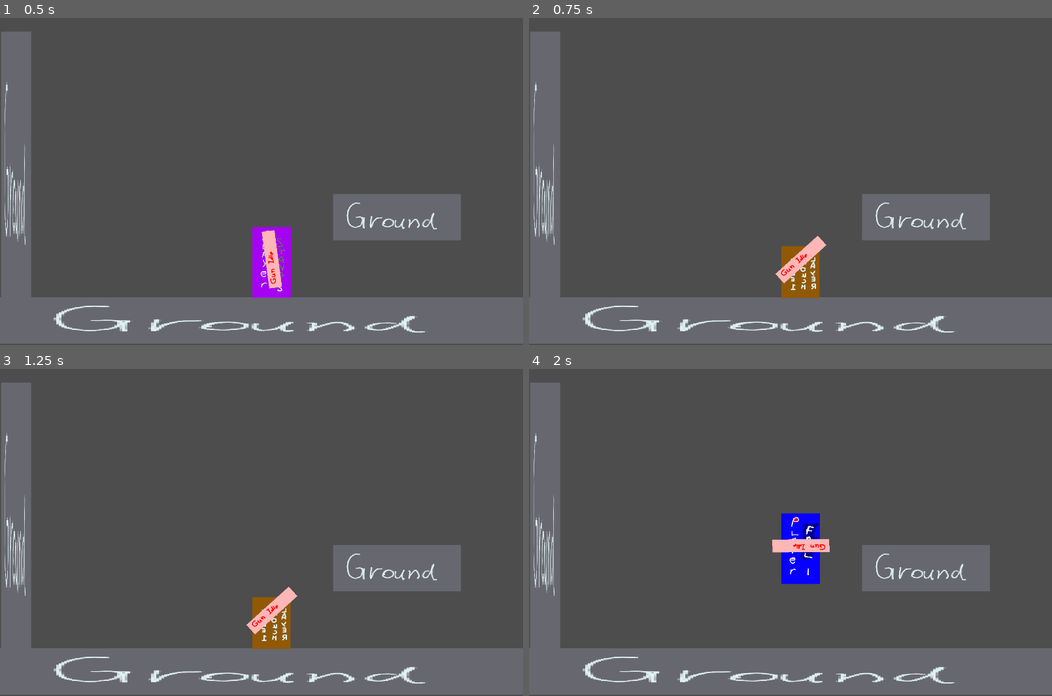
Above: before the commit, frames 1-4 (two rows, left to right).
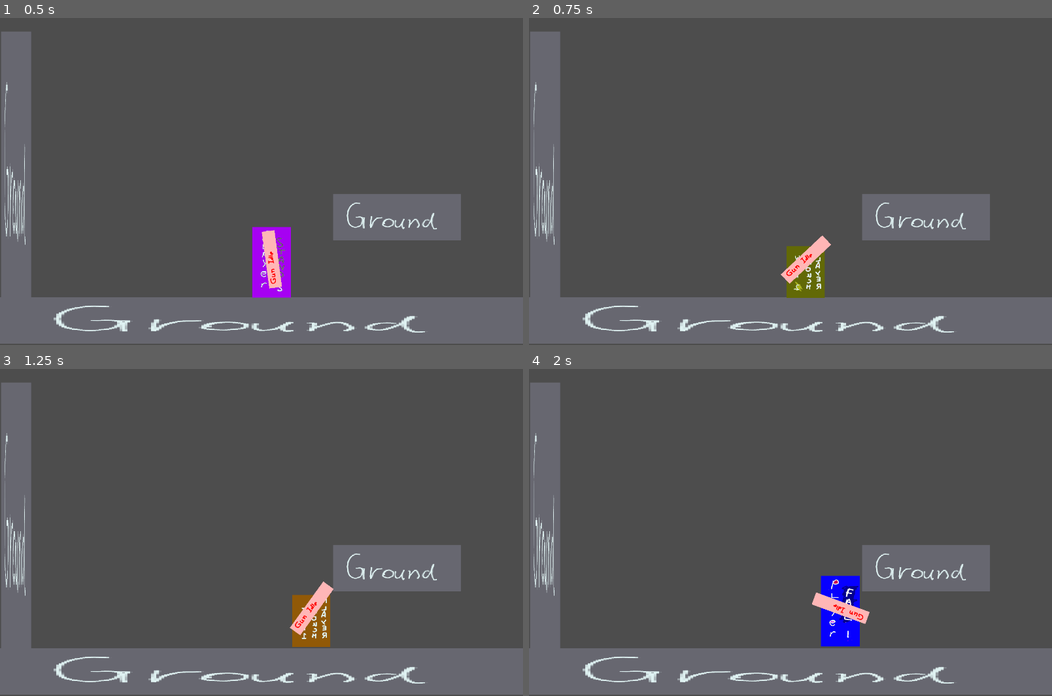
Above: after the commit, the same moments.

Repository: haruo-gabriel/portal2d
Game: Godot game, scene res://Scenes/Main/main.tscn
Two runs of this game, one before a commit and one after it. Both use one fixed random seed, a clock stepped at 60 frames per second and the inputs below.
Inputs (mouse positions are in pixels of both pictures, inside the frame that each line leads up to):
- Up to frame 1 (0.5 s): no input
- Up to frame 2 (0.75 s): move the mouse to (905, 165) at 0.52 s; hold D (move_right) from 0.53 s (still down); hold Shift (crouch) from 0.53 s (still down)
- Up to frame 3 (1.25 s): keep holding D (move_right); keep holding Shift (crouch); tap Space (jump) at 0.77 s
- Up to frame 4 (2 s): keep holding D (move_right); move the mouse to (685, 548) at 1.27 s; release Shift (crouch) at 1.28 s; tap Shift (crouch) at 1.35 s; tap Space (jump) at 1.52 s

Frame 1 is identical in both runs. In frame 2, 1.2% of the frame differs, in the area x 47-58%, y 66-86%; in frame 3, 2.5%; in frame 4, 3.5%, in the area x 46-66%, y 44-85%.

Commit message:
Fixing the movement and making crouching move slower

Diff:
--- a/godot project/Scenes/Player/Scripts/FiniteStateMachine/States/walking.gd
+++ b/godot project/Scenes/Player/Scripts/FiniteStateMachine/States/walking.gd
@@ -14,6 +14,9 @@
 		var step = constants.HORIZONTAL_ACCELERATION
 		var new_speed = player_stats.direction * constants.WALKING_SPEED
 
+		if player_stats.is_crouching:
+			new_speed *= constants.CROUCH_SPEED_MULTIPLIER
+
 		player_stats.velocity.x = move_toward(player_stats.velocity.x, new_speed, step)
 
 	else:
--- a/godot project/Scenes/Player/Scripts/player.gd
+++ b/godot project/Scenes/Player/Scripts/player.gd
@@ -50,6 +50,9 @@
 	velocity.x = clamp(velocity.x, -constants.MAX_X_SPEED, constants.MAX_X_SPEED)
 	velocity.y = clamp(velocity.y, -constants.MAX_Y_SPEED, constants.MAX_Y_SPEED)
 
+	position = stats.position
+	velocity = stats.velocity
+
 	move_and_slide()
 
 	stats.position = position
